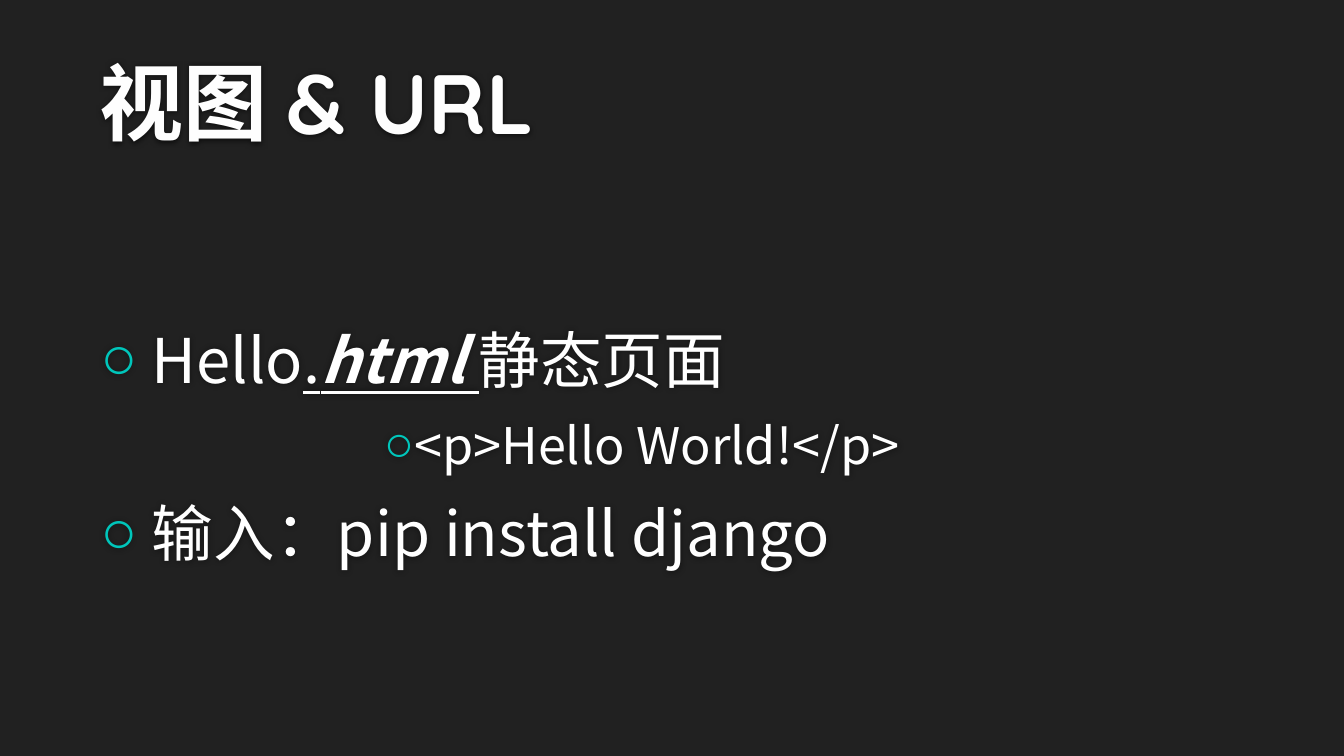
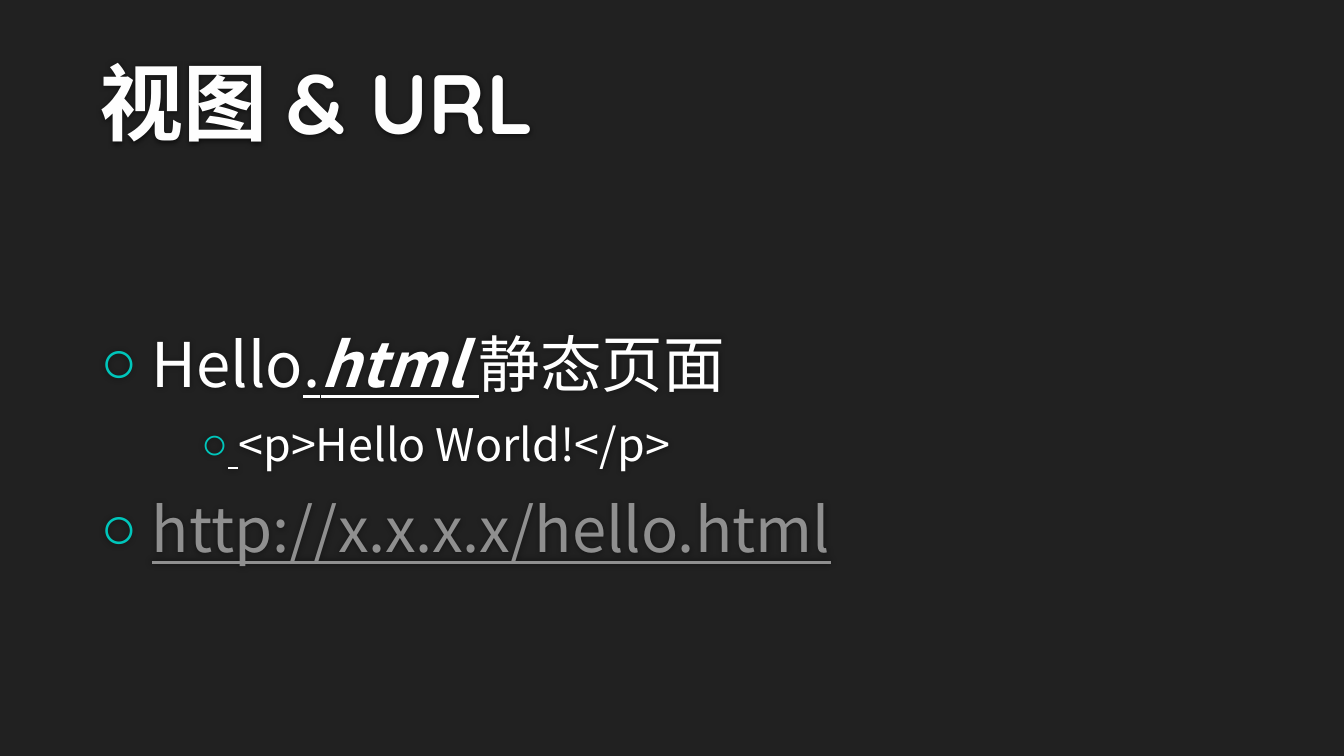
Before and after one commit to lzhbrian/Django-Lecture, a slide deck: slide 12 of 第一讲.pptx. Drawn at 1344x756 pixels with LibreOffice and Linux fonts; fonts in the diff are those of the drawing; background and template pictures are left out. Boxes give left, top, right and bottom in pixels: in the first picture for what was removed or moved away, otherwise in the second. Text is boxed around its words. In the diff, an @@ line names an element or a change of style, - is before the commit and + after.

```diff
--- a/第一讲.pptx
+++ b/第一讲.pptx
@@ text at (x1=238, y1=425, x2=670, y2=472): size 36 to 32 pt in "<p>Hello World!</p>"; list level 7 to 3 in "<p>Hello World!</p>" @@
@@ text at (x1=152, y1=503, x2=830, y2=566): text changed; text colour #FFFFFF to #8F8F8F @@
-○ 输入：pip install django
+○ http://x.x.x.x/hello.html
```
Also in this commit, not shown: 2 other slides changed, 9 slides added.
